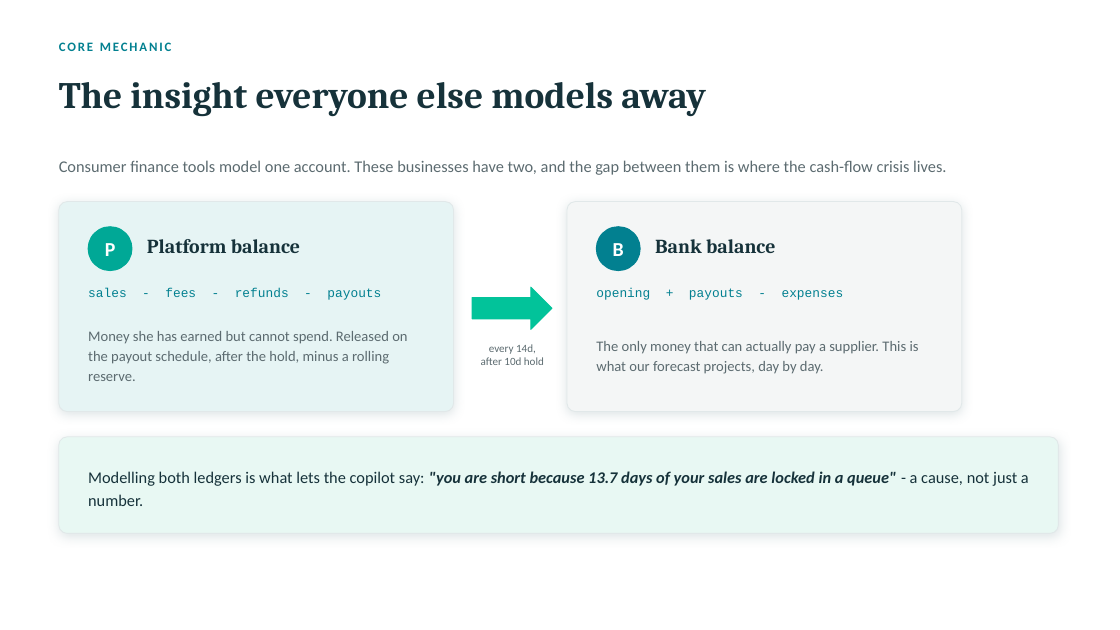
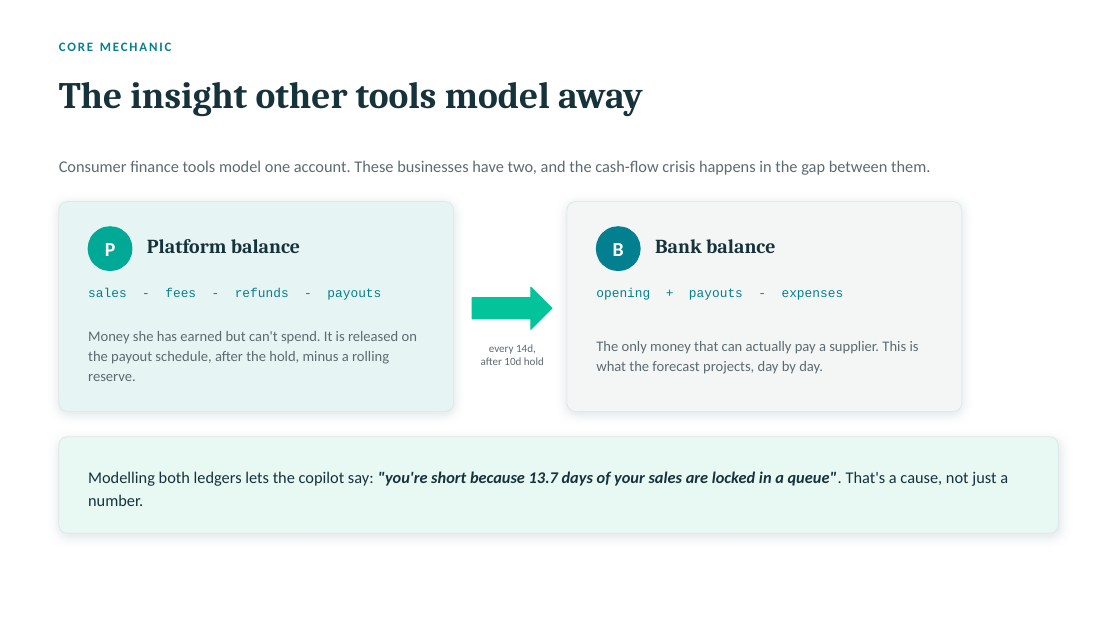
Before and after one commit to mhmdzaid012-arch/sme-finance-copilot, a slide deck: slide 4 of SME-Finance-Copilot-Pitch.pptx. Drawn at 1120x630 pixels with LibreOffice and Linux fonts; fonts in the diff are those of the drawing. Boxes give left, top, right and bottom in pixels: in the first picture for what was removed or moved away, otherwise in the second. Text is boxed around its words. In the diff, an @@ line names an element or a change of style, - is before the commit and + after.

```diff
--- a/SME-Finance-Copilot-Pitch.pptx
+++ b/SME-Finance-Copilot-Pitch.pptx
@@ text at (59,82,643,117): text changed @@
-The insight everyone else models away
+The insight other tools model away
@@ text at (59,160,930,175): text changed @@
-Consumer finance tools model one account. These businesses have two, and the gap between them is where the cash-flow crisis lives.
+Consumer finance tools model one account. These businesses have two, and the cash-flow crisis happens in the gap between them.
@@ text at (88,331,417,381): text changed @@
-Money she has earned but cannot spend. Released on the payout schedule, after the hold, minus a rolling reserve.
+Money she has earned but can't spend. It is released on the payout schedule, after the hold, minus a rolling reserve.
@@ text at (596,341,919,374): text changed @@
-The only money that can actually pay a supplier. This is what our forecast projects, day by day.
+The only money that can actually pay a supplier. This is what the forecast projects, day by day.
@@ text at (88,471,1008,506): text changed @@
-Modelling both ledgers is what lets the copilot say: "you are short because 13.7 days of your sales are locked in a queue" - a cause, not just a number.
+Modelling both ledgers lets the copilot say: "you're short because 13.7 days of your sales are locked in a queue". That's a cause, not just a number.
```
Also in this commit, not shown: 12 other slides changed, 2 slides added, 1 slide removed, 31 other files.
